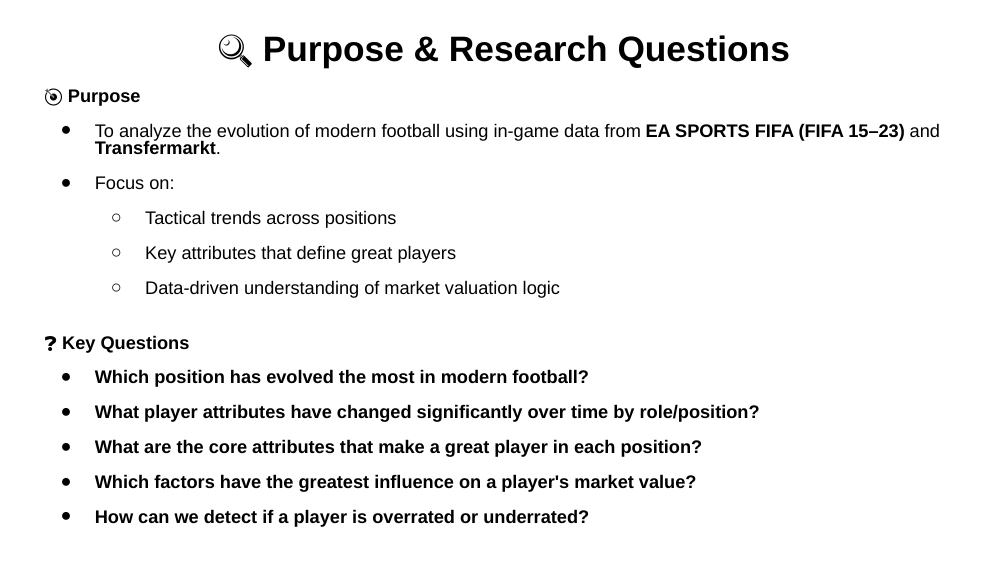
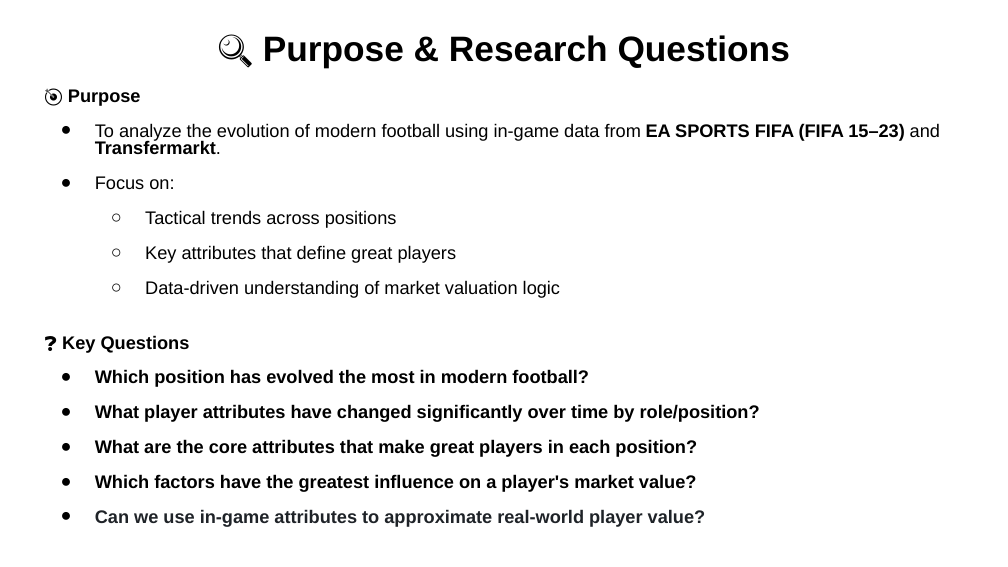
Before and after one commit to hoangbui93/Decoding-Modern-Football-Tactics-Talent-and-Transfer-Value, a slide deck: slide 4 of 🎓 Graduation Project.pptx. Drawn at 1008x567 pixels with LibreOffice and Linux fonts; fonts in the diff are those of the drawing. Boxes give left, top, right and bottom in pixels: in the first picture for what was removed or moved away, otherwise in the second. Text is boxed around its words. In the diff, an @@ line names an element or a change of style, - is before the commit and + after.

```diff
--- a/🎓 Graduation Project.pptx
+++ b/🎓 Graduation Project.pptx
@@ text at (95, 439, 697, 457): text changed @@
-● What are the core attributes that make a great player in each position?
+● What are the core attributes that make great players in each position?
@@ text at (95, 509, 706, 527): text changed; text colour #000000 to #1F2328 @@
-● How can we detect if a player is overrated or underrated?
+● Can we use in-game attributes to approximate real-world player value?
```
Also in this commit, not shown: 17 other slides changed, 5 slides added, 3 slides removed, 2 other files.
